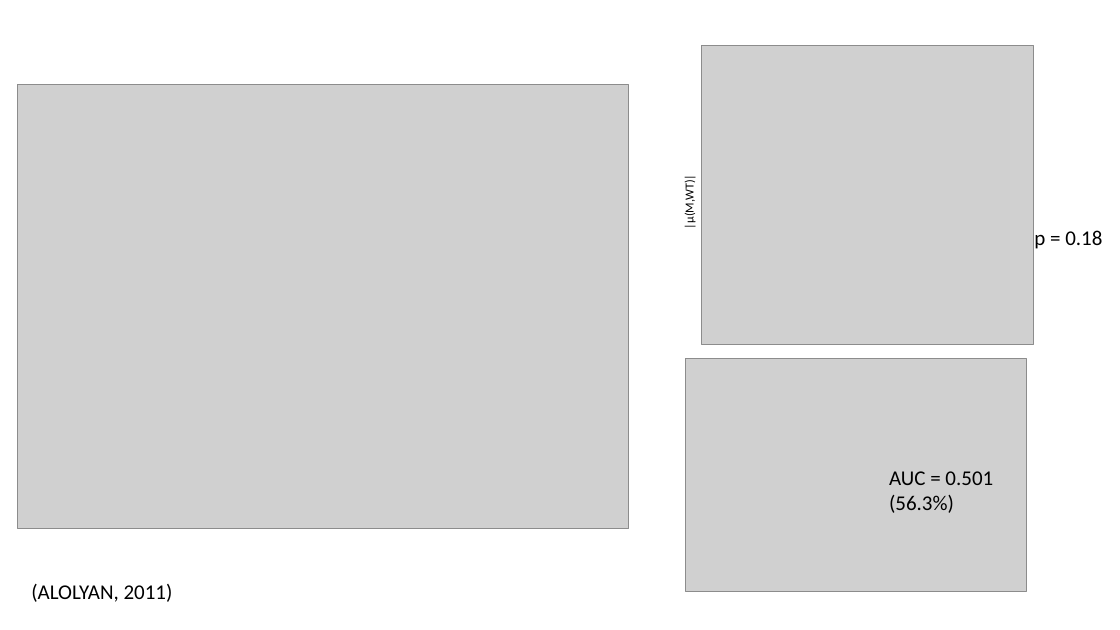
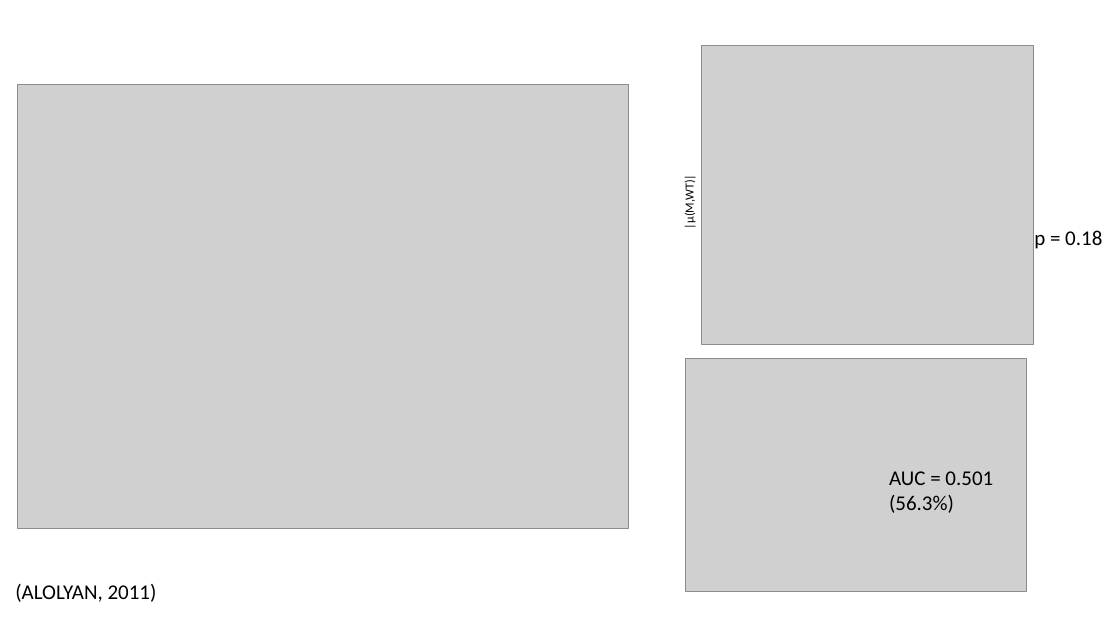
Before and after one commit to e-stan/BrentRotation, a slide deck: slide 7 of labMeeting10_9.pptx. Drawn at 1120x630 pixels with LibreOffice and Linux fonts; fonts in the diff are those of the drawing; grey boxes stand for pictures. Boxes give left, top, right and bottom in pixels: in the first picture for what was removed or moved away, otherwise in the second. Text is boxed around its words. In the diff, an @@ line names an element or a change of style, - is before the commit and + after.

```diff
--- a/labMeeting10_9.pptx
+++ b/labMeeting10_9.pptx
@@ text "(ALOLYAN, 2011)": place and size @@
-text "(ALOLYAN, 2011)" at (31, 584, 173, 602)
+text "(ALOLYAN, 2011)" at (15, 584, 157, 602)
```
Also in this commit, not shown: 6 other slides changed, 2 slides added, 1 slide removed, 6 other files.
